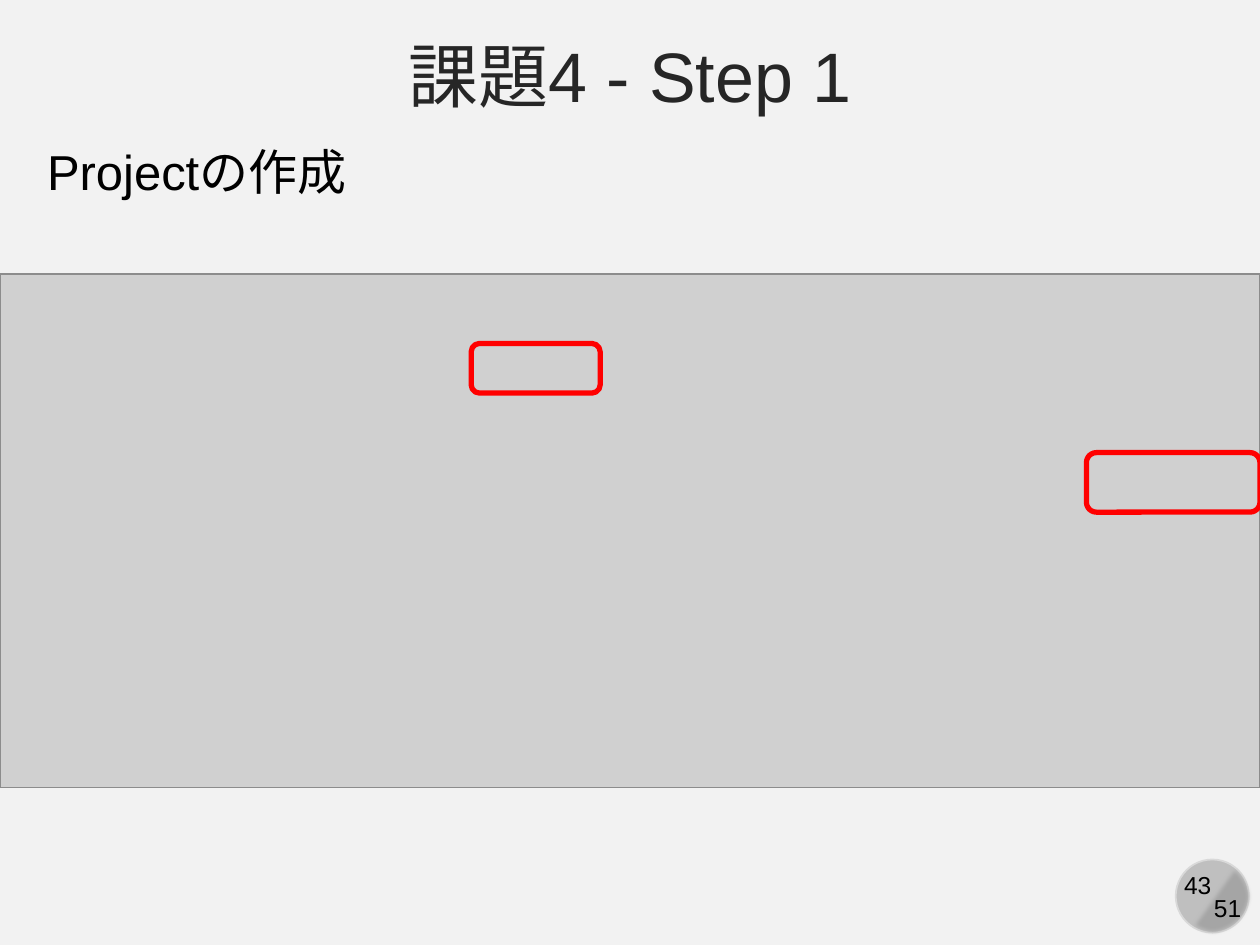
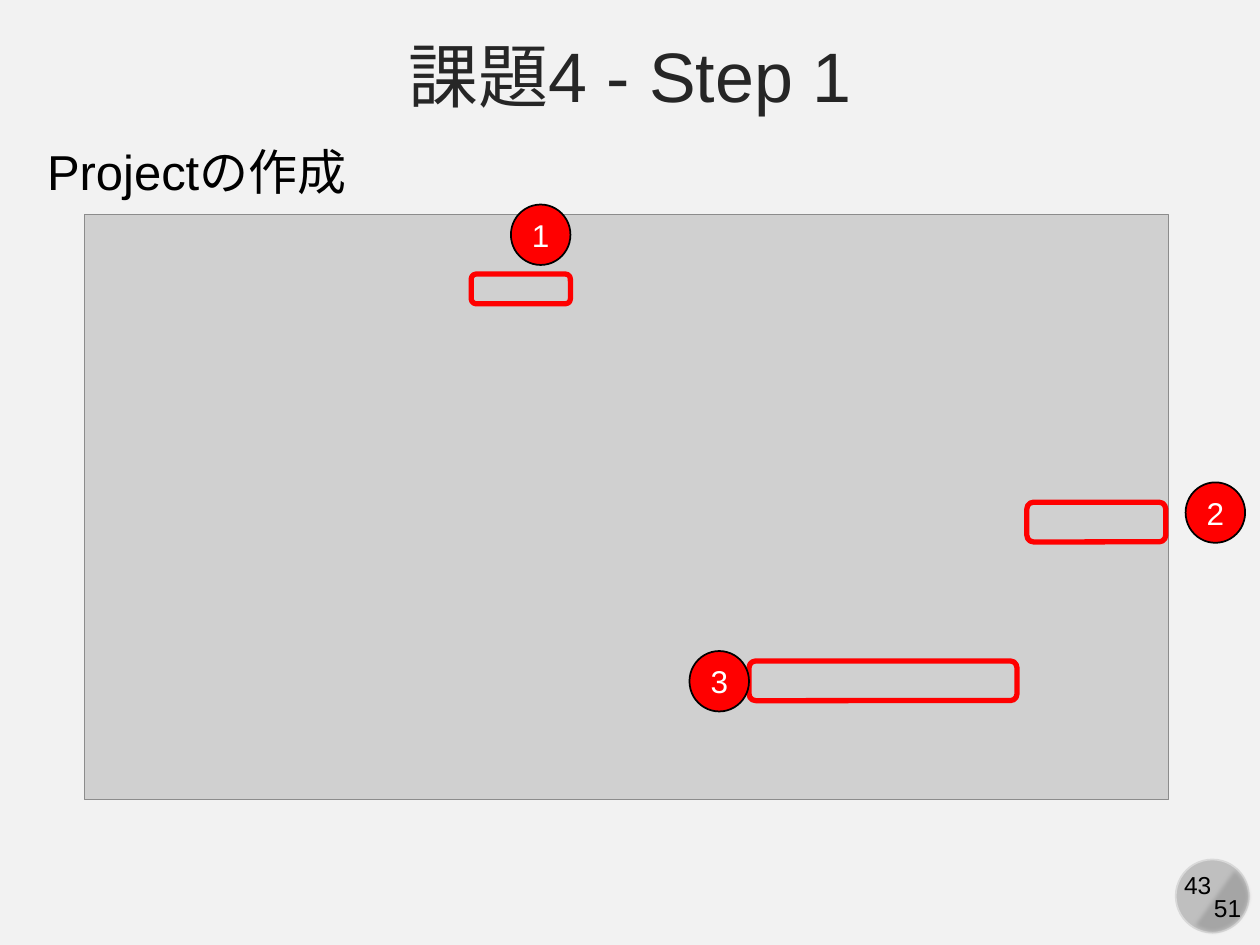
Before and after one commit to kaityo256/github, a slide deck: slide 43 of practice_github_basic/fig/slide.pptx. Drawn at 1260x945 pixels with LibreOffice and Linux fonts; fonts in the diff are those of the drawing; grey boxes stand for pictures. Boxes give left, top, right and bottom in pixels: in the first picture for what was removed or moved away, otherwise in the second. Text is boxed around its words. In the diff, an @@ line names an element or a change of style, - is before the commit and + after.

```diff
--- a/practice_github_basic/fig/slide.pptx
+++ b/practice_github_basic/fig/slide.pptx
@@ ellipse added at [512, 204, 571, 265], fill #FF0000, outline #000000 1 pt, 18 pt, text #FFFFFF @@
+1
@@ picture: place and size @@
-picture at [0, 275, 1260, 789]
+picture at [84, 214, 1169, 800]
@@ rounded rectangle: place and size @@
-rounded rectangle at [471, 344, 600, 393]
+rounded rectangle at [471, 275, 571, 305]
@@ rounded rectangle: place and size @@
-rounded rectangle at [1086, 452, 1260, 512]
+rounded rectangle at [1027, 503, 1166, 542]
@@ ellipse added at [1186, 483, 1245, 543], fill #FF0000, outline #000000 1 pt, 18 pt, text #FFFFFF @@
+2
@@ ellipse added at [689, 651, 748, 712], fill #FF0000, outline #000000 1 pt, 18 pt, text #FFFFFF @@
+3
@@ rounded rectangle added at [748, 662, 1017, 701], outline #FF0000 3 pt @@
```
Also in this commit, not shown: 10 other slides changed, 4 slides added, 2 slides removed, 1 other file.
